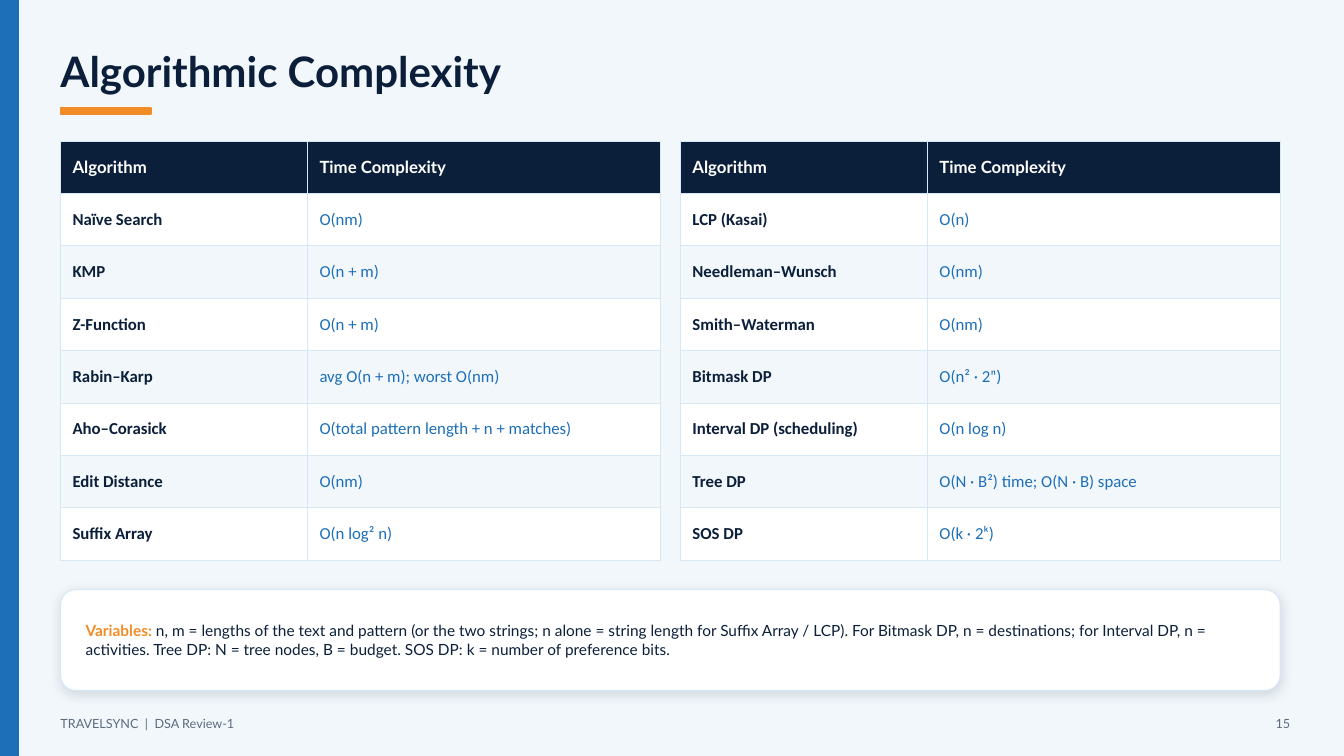
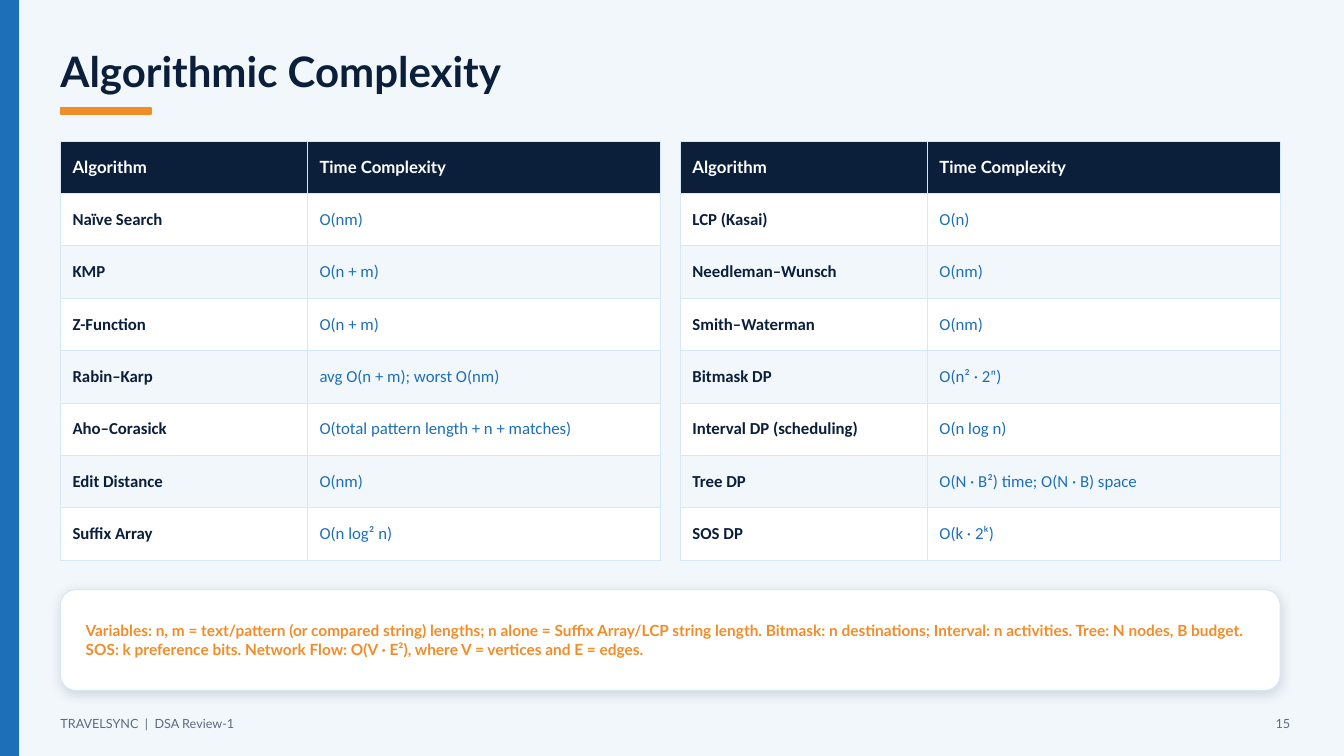
Before and after one commit to Yagati-Keerthika/TravelSync, a slide deck: slide 15 of docs/TravelSync_DSA_Review1.pptx. Drawn at 1344x756 pixels with LibreOffice and Linux fonts; fonts in the diff are those of the drawing. Boxes give left, top, right and bottom in pixels: in the first picture for what was removed or moved away, otherwise in the second. Text is boxed around its words. In the diff, an @@ line names an element or a change of style, - is before the commit and + after.

```diff
--- a/docs/TravelSync_DSA_Review1.pptx
+++ b/docs/TravelSync_DSA_Review1.pptx
@@ text at (x1=86, y1=624, x2=1243, y2=658): text changed; text colour #0B1F3A to #F28C28; bold on @@
-Variables: n, m = lengths of the text and pattern (or the two strings; n alone = string length for Suffix Array / LCP). For Bitmask DP, n = destinations; for Interval DP, n = activities. Tree DP: N = tree nodes, B = budget. SOS DP: k = number of preference bits.
+Variables: n, m = text/pattern (or compared string) lengths; n alone = Suffix Array/LCP string length. Bitmask: n destinations; Interval: n activities. Tree: N nodes, B budget. SOS: k preference bits. Network Flow: O(V · E²), where V = vertices and E = edges.
```
Also in this commit, not shown: 7 other slides changed, 1 slide added, 14 other files.
